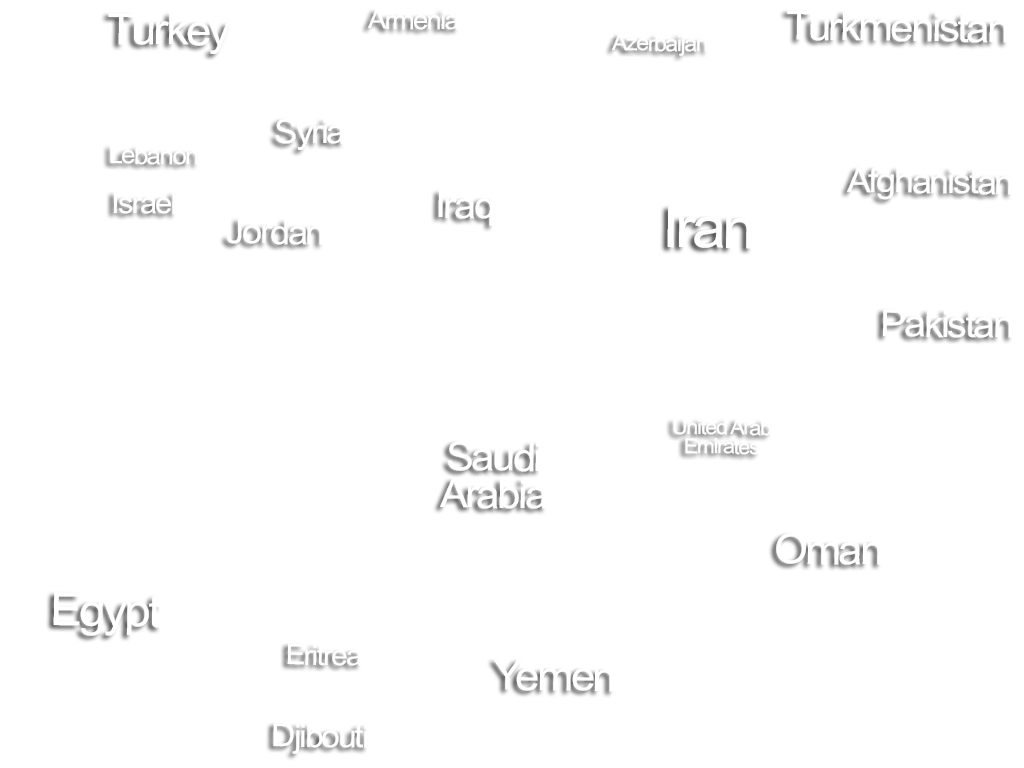
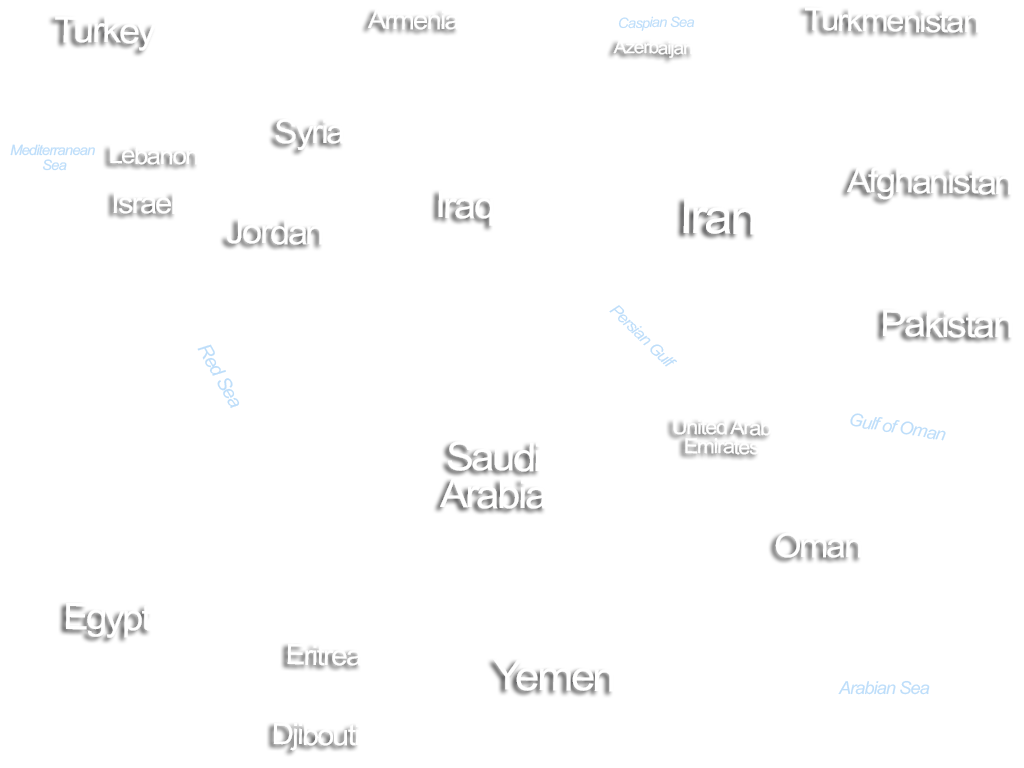
Revision of a layered w=1024, h=768 image; what changed, layer by layer:
painted on "Turkmenistan" over (787, 7, 1007, 43)
painted on "Iran" over (667, 198, 755, 249)
painted on "Djibouti" over (273, 723, 367, 754)
painted on "Turkey" over (55, 13, 230, 54)
added layer "Red Sea" above "Persian Gulf" over (197, 344, 240, 409)
added layer "Persian Gulf" above "Gulf of Oman" over (609, 305, 677, 367)
added layer "Gulf of Oman" above "Caspian Sea" over (850, 413, 946, 441)
added layer "Caspian Sea" above "Arabian Sea" over (618, 16, 695, 31)
added layer "Arabian Sea" above "Mediterranean Sea" over (838, 680, 930, 695)
added layer "Mediterranean Sea" above "Egypt" over (10, 144, 95, 171)
painted on "Egypt" over (53, 592, 161, 638)
painted on "Azerbaijan" over (612, 34, 707, 58)
painted on "Oman" over (775, 532, 881, 565)
